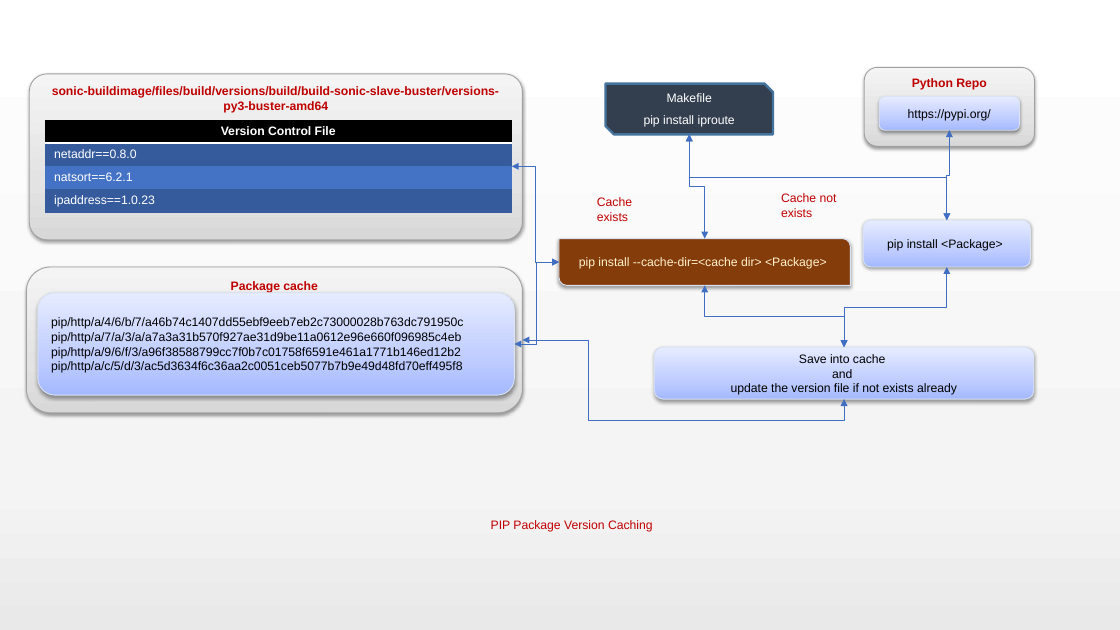
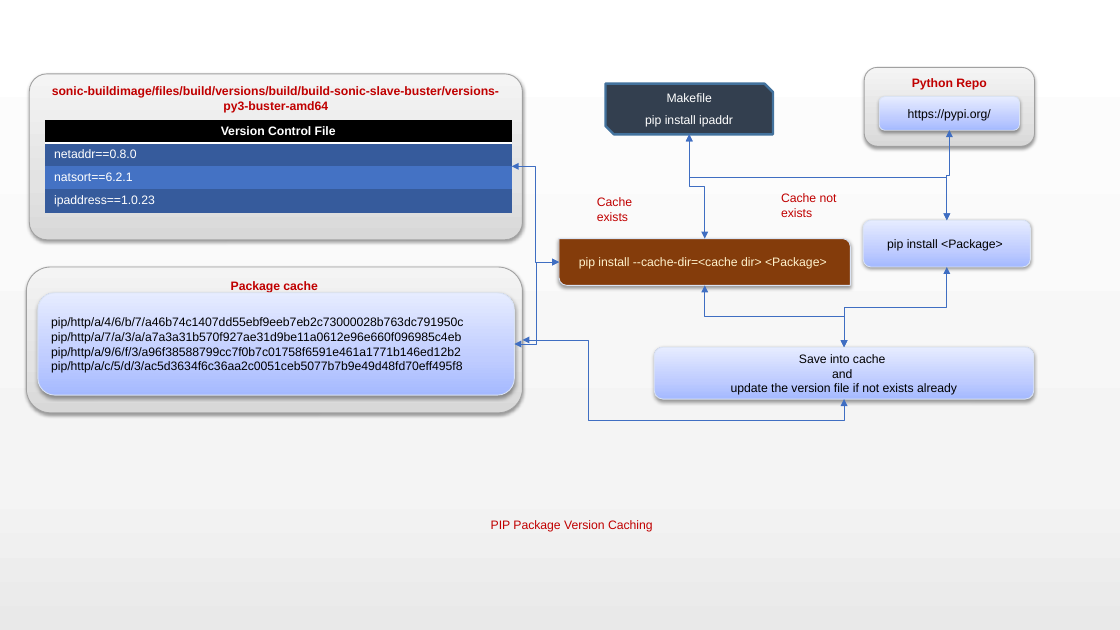
Before and after one commit to Kalimuthu-Velappan/SONIC-DOCS, a slide deck: slide 6 of system/build/images.pptx. Drawn at 1120x630 pixels with LibreOffice and Linux fonts; fonts in the diff are those of the drawing. Boxes give left, top, right and bottom in pixels: in the first picture for what was removed or moved away, otherwise in the second. Text is boxed around its words. In the diff, an @@ line names an element or a change of style, - is before the commit and + after.

```diff
--- a/system/build/images.pptx
+++ b/system/build/images.pptx
@@ text in snip diag rect at box(645, 115, 733, 127): text changed @@
-pip install iproute
+pip install ipaddr
```
Also in this commit, not shown: 4 other slides changed, 2 slides added, 17 other files.
